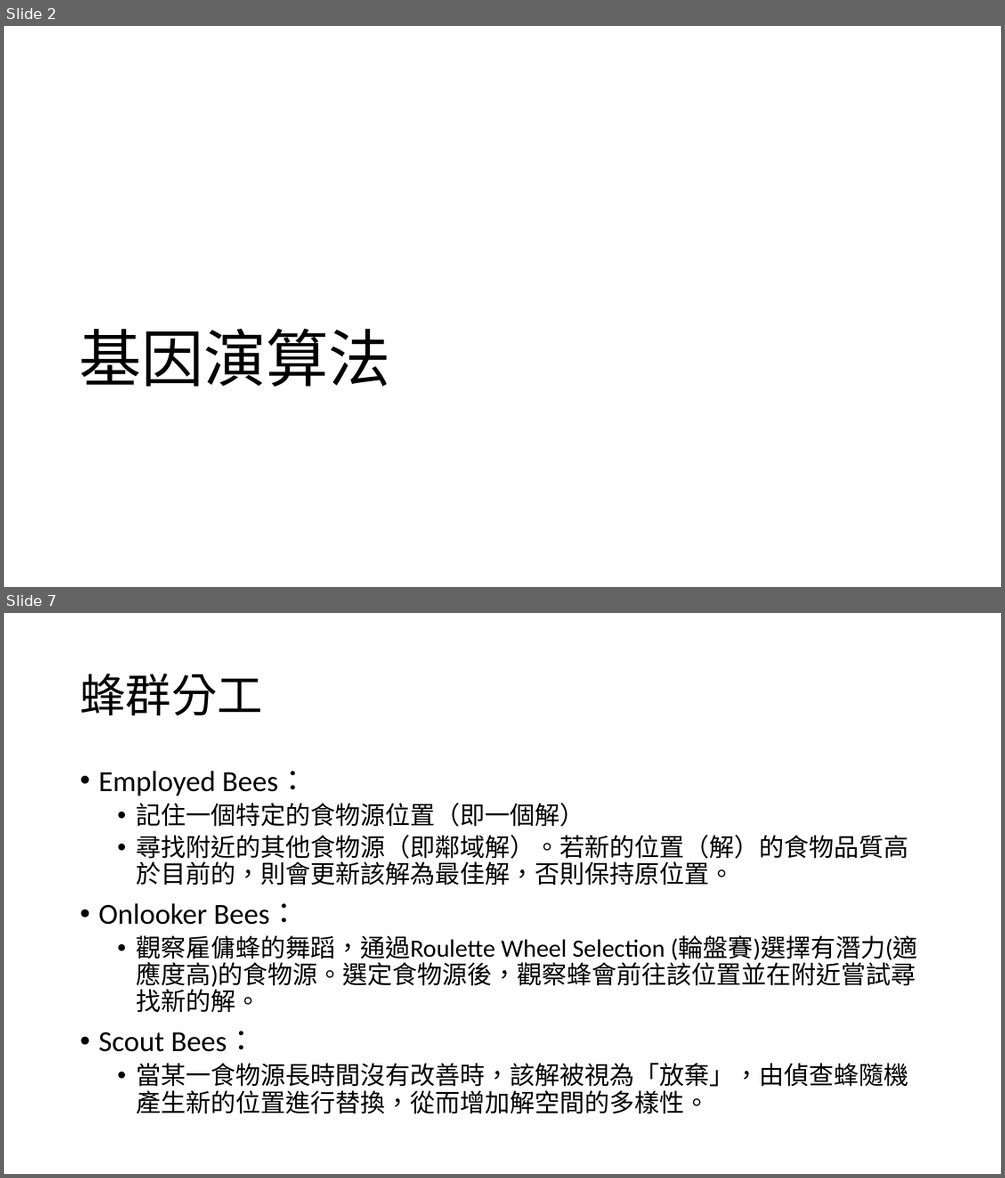
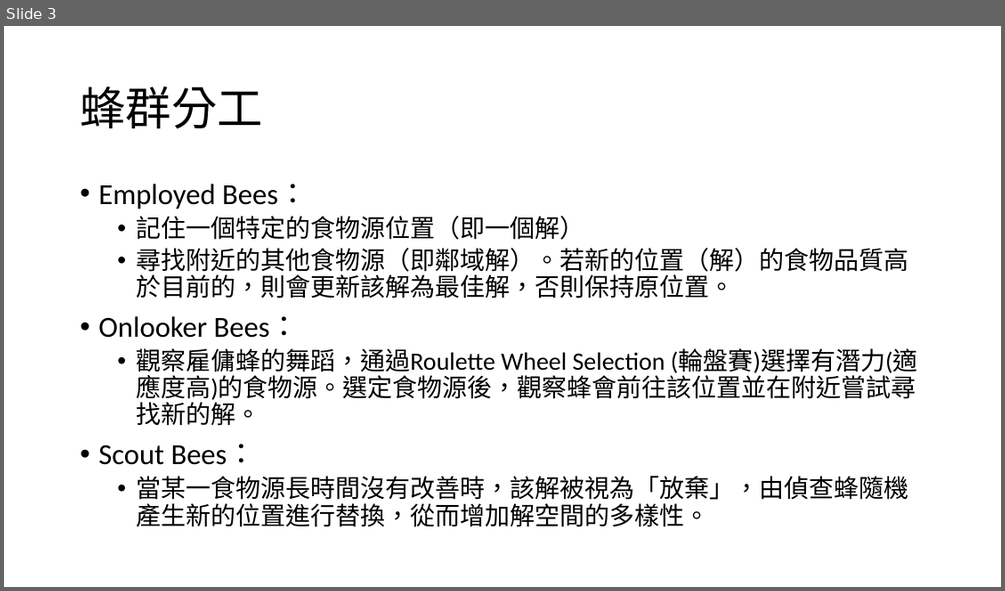
Before and after one commit to dreamakerChao/algorithm_final, a slide deck: 高等演算法報告.pptx. Shown one above the other, each under a label of ours: slides 2 and 7 before the commit, slide 3 after it; the slides between them are not shown. The pictures are 1005x1178 and 1005x591 pixels, drawn with LibreOffice and Linux fonts; fonts in the diff are those of the drawing. Boxes give left, top, right and bottom in pixels: in the first picture for what was removed or moved away, otherwise in the second. Text is boxed around its words. In the diff, an @@ line names an element or a change of style, - is before the commit and + after.

```diff
--- a/高等演算法報告.pptx
+++ b/高等演算法報告.pptx
@@ slide 2 removed at (4,26,1001,587), background #FFFFFF @@
@@ title removed at (80,329,391,386) @@
-基因演算法
@@ what was slide 7 is now slide 3 @@
```
Also in this commit, not shown: 3 slides changed, 2 slides added, 5 other slides removed, 2 other files.
